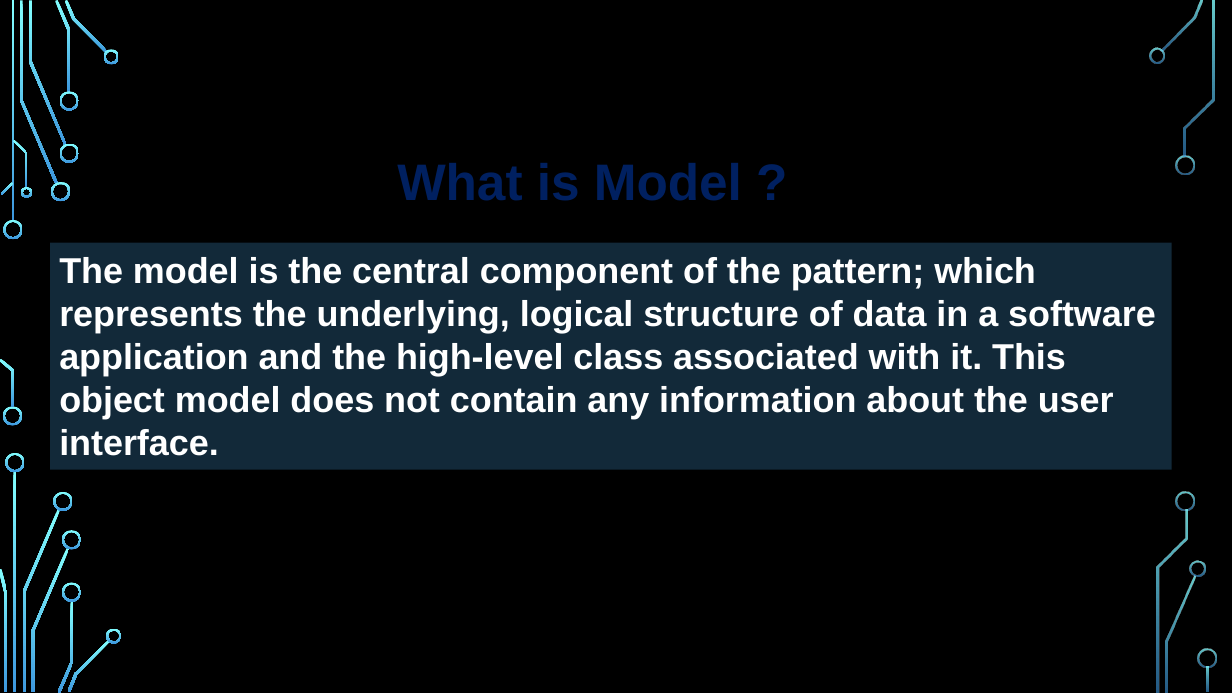
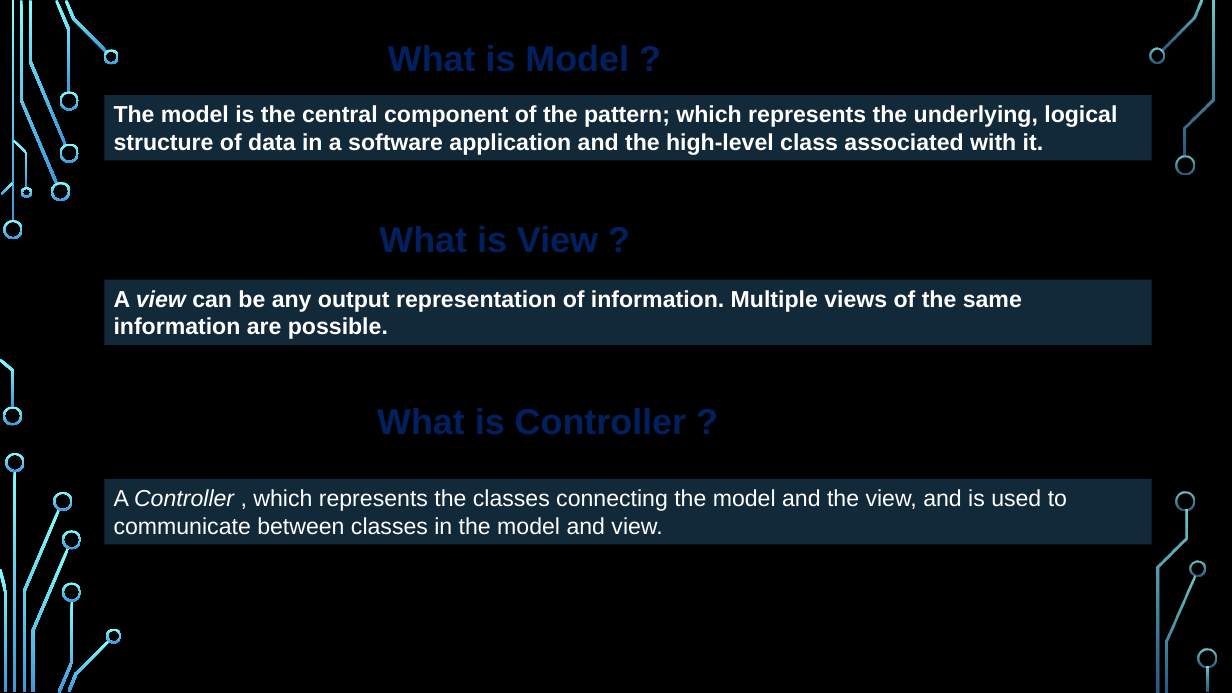
Before and after one commit to bugChanger/E-receipit_for_CSE404, a slide deck: slide 3 of MVC_video.pptx. Drawn at 1232x693 pixels with LibreOffice and Linux fonts; fonts in the diff are those of the drawing; background and template pictures are left out. Boxes give left, top, right and bottom in pixels: in the first picture for what was removed or moved away, otherwise in the second. Text is boxed around its words. In the diff, an @@ line names an element or a change of style, - is before the commit and + after.

```diff
--- a/MVC_video.pptx
+++ b/MVC_video.pptx
@@ text "What is Model ?" moved from (x1=388, y1=145, x2=834, y2=216) to (x1=379, y1=31, x2=824, y2=84) @@
@@ text "What is Model ?" at (x1=379, y1=31, x2=824, y2=84): size 40 to 28 pt @@
@@ rectangle "The model is the central ..." resized from (x1=50, y1=242, x2=1172, y2=470) to (x1=104, y1=95, x2=1152, y2=161) @@
@@ text in rectangle at (x1=114, y1=105, x2=1117, y2=155): text changed; size 28 to 18 pt @@
-The model is the central component of the pattern; which represents the underlying, logical structure of data in a software application and the high-level class associated with it. This object model does not contain any information about the user interface.
+The model is the central component of the pattern; which represents the underlying, logical structure of data in a software application and the high-level class associated with it.
@@ text added at (x1=371, y1=213, x2=897, y2=265), 28 pt, text #002060, bold @@
+What is View ?
@@ rectangle added at (x1=104, y1=280, x2=1152, y2=346), fill #255272 at 50% opacity, 18 pt, text #FFFFFF, bold @@
+A view can be any output representation of information. Multiple views of the same information are possible.
@@ text added at (x1=368, y1=394, x2=899, y2=446), 28 pt, text #002060, bold @@
+What is Controller ?
@@ rectangle added at (x1=104, y1=479, x2=1152, y2=544), fill #255272 at 50% opacity, 18 pt, text #FFFFFF @@
+A Controller , which represents the classes connecting the model and the view, and is used to communicate between classes in the model and view.
```
Also in this commit, not shown: 1 other slide changed, 3 slides added, 4 slides removed.
